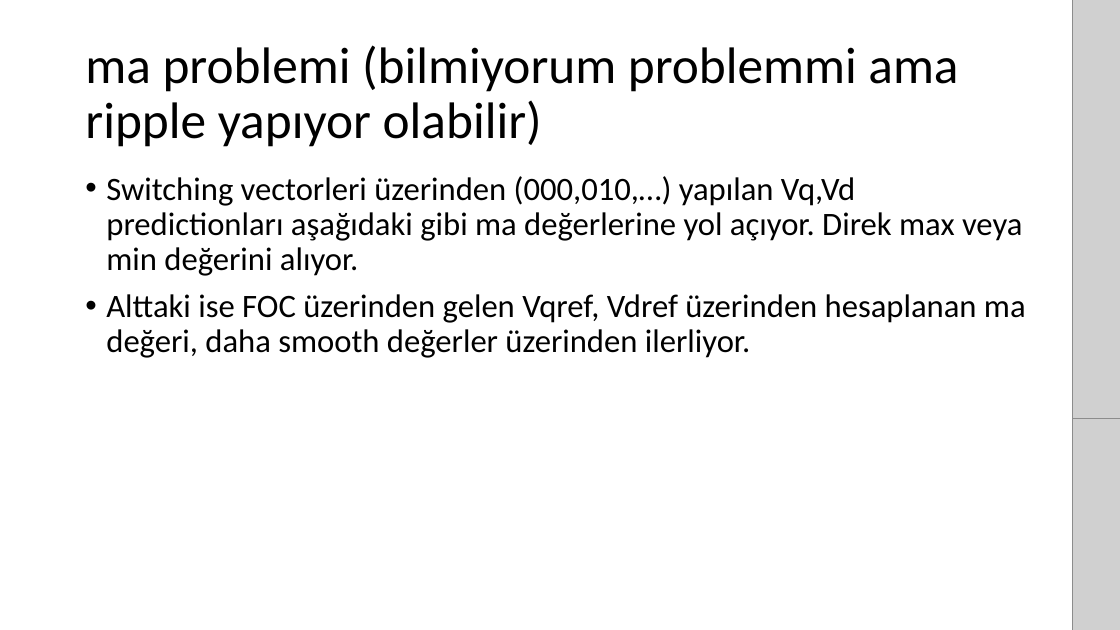
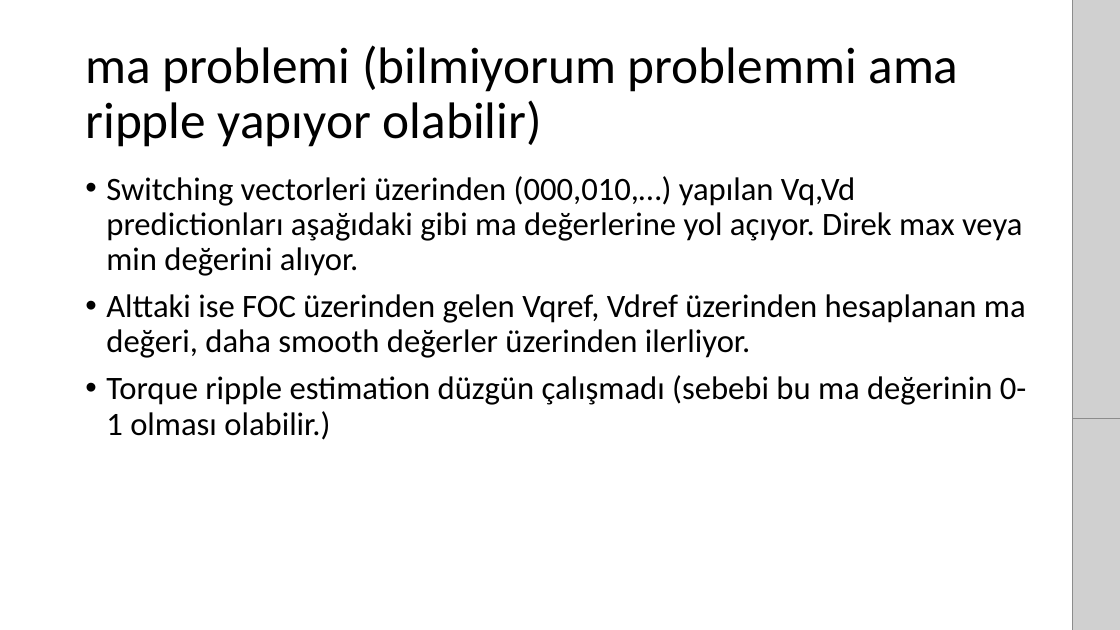
Before and after one commit to hakansrc/fault_tolerant_drives, a slide deck: slide 6 of Simulation/MPC/Sunumlar/MPC_sunum_week23.pptx. Drawn at 1120x630 pixels with LibreOffice and Linux fonts; fonts in the diff are those of the drawing; grey boxes stand for pictures. Boxes give left, top, right and bottom in pixels: in the first picture for what was removed or moved away, otherwise in the second. Text is boxed around its words. In the diff, an @@ line names an element or a change of style, - is before the commit and + after.

Commit message:
SVPWM ile çalışan MPC modeli eklendi. (çalışıyor ama fazla torque ripple'a sahip)

```diff
--- a/Simulation/MPC/Sunumlar/MPC_sunum_week23.pptx
+++ b/Simulation/MPC/Sunumlar/MPC_sunum_week23.pptx
@@ text at (106,375,1027,440): paragraph added @@
+• Torque ripple estimation düzgün çalışmadı (sebebi bu ma değerinin 0-1 olması olabilir.)
```
Also in this commit, not shown: 1 other slide changed, 1 other file.
